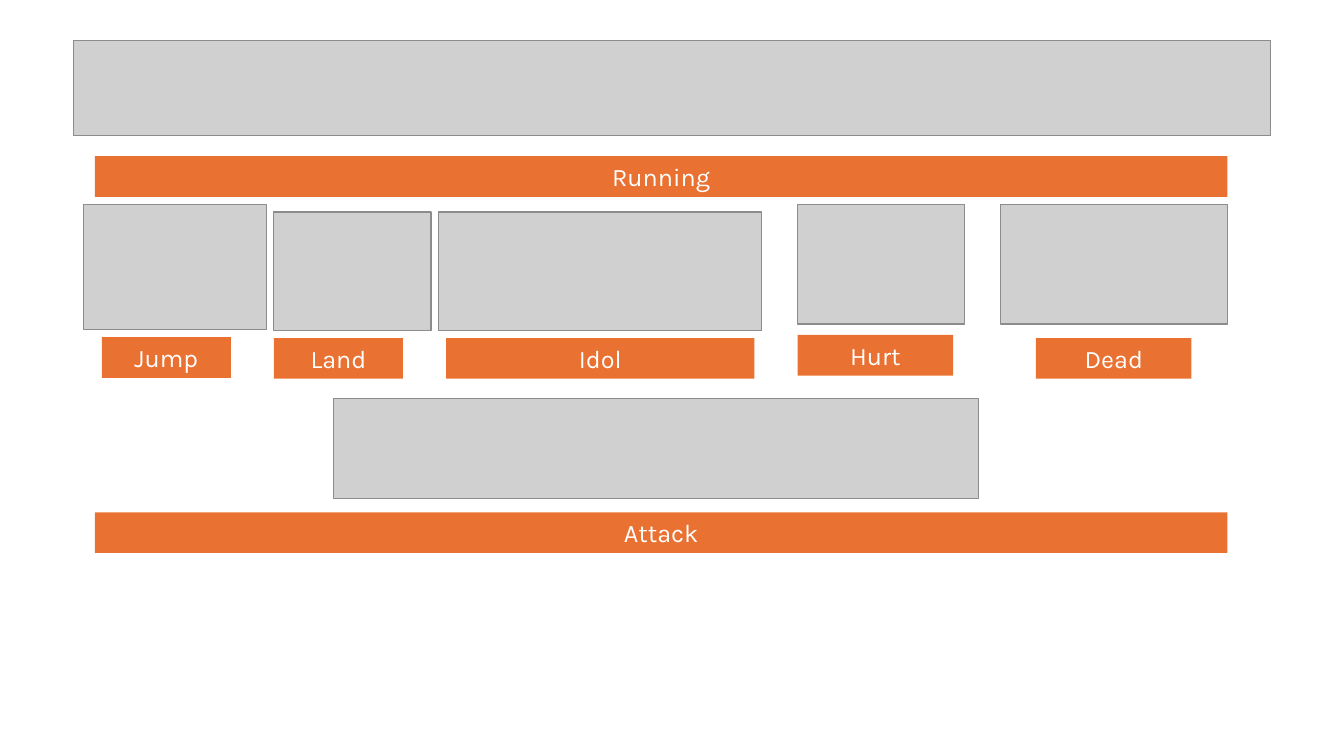
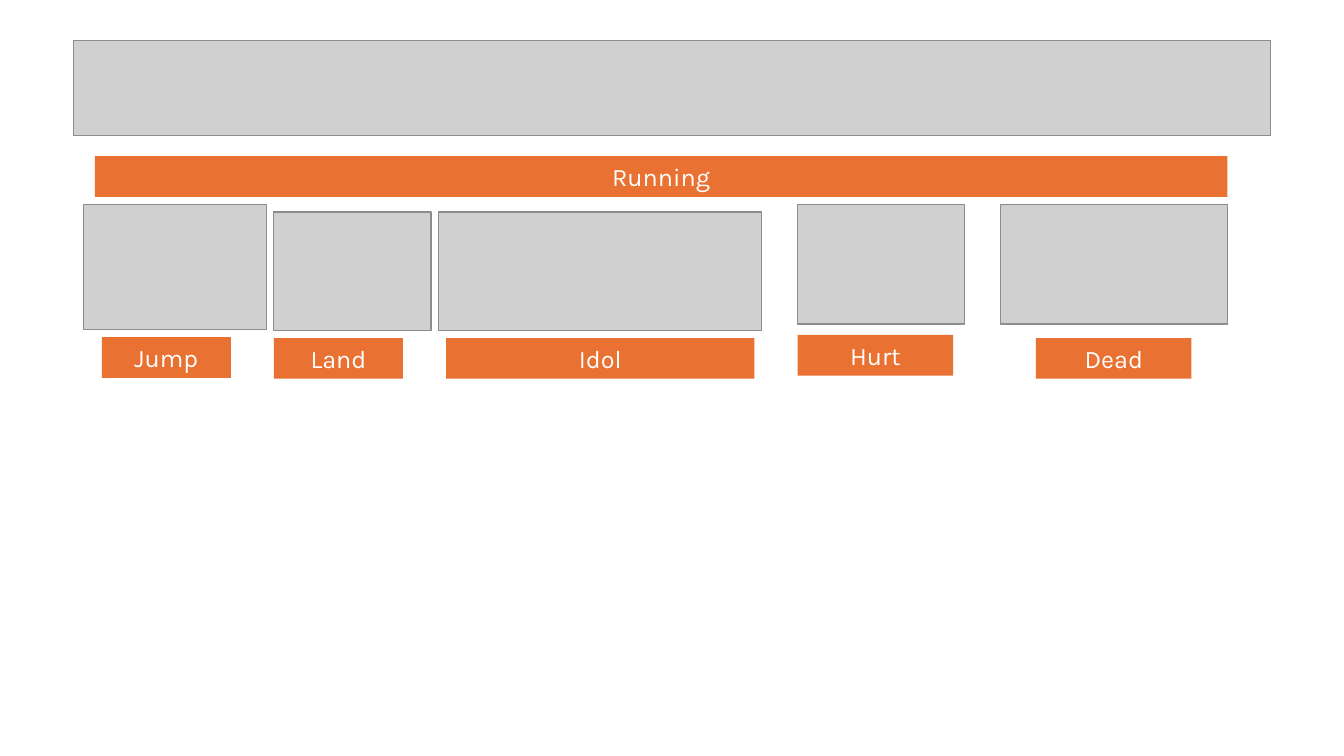
Before and after one commit to ICS485-Project-Reap/ics485-project-reap.github.io, a slide deck: slide 10 of Scenery Layout.pptx. Drawn at 1344x756 pixels with LibreOffice and Linux fonts; fonts in the diff are those of the drawing; grey boxes stand for pictures. Boxes give left, top, right and bottom in pixels: in the first picture for what was removed or moved away, otherwise in the second. Text is boxed around its words. In the diff, an @@ line names an element or a change of style, - is before the commit and + after.

```diff
--- a/Scenery Layout.pptx
+++ b/Scenery Layout.pptx
@@ picture removed at (x1=334, y1=399, x2=979, y2=499) @@
@@ rectangle removed at (x1=95, y1=512, x2=1228, y2=553) @@
-Attack
```
Also in this commit, not shown: 1 slide added, 2 other files.
